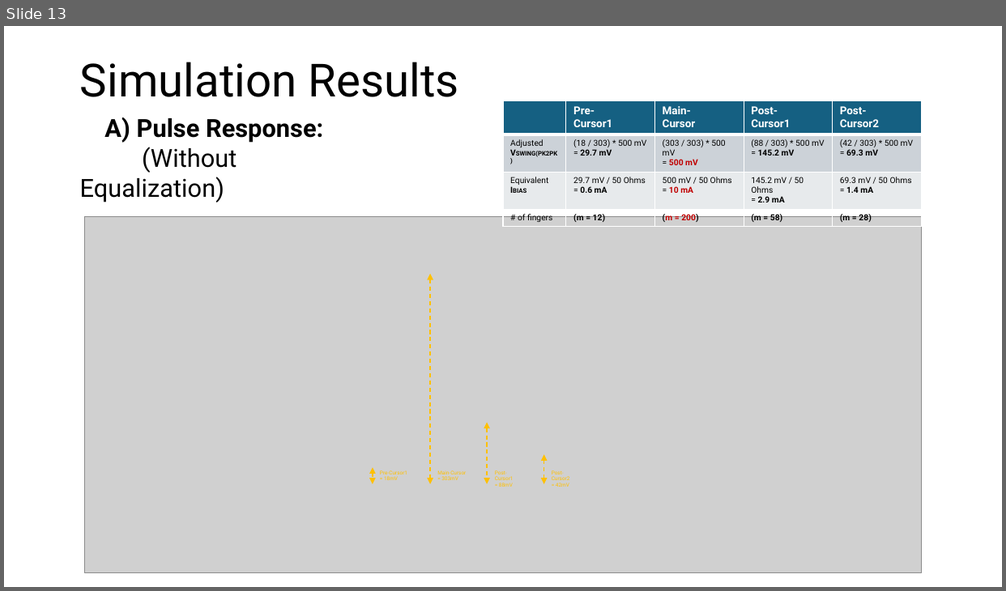
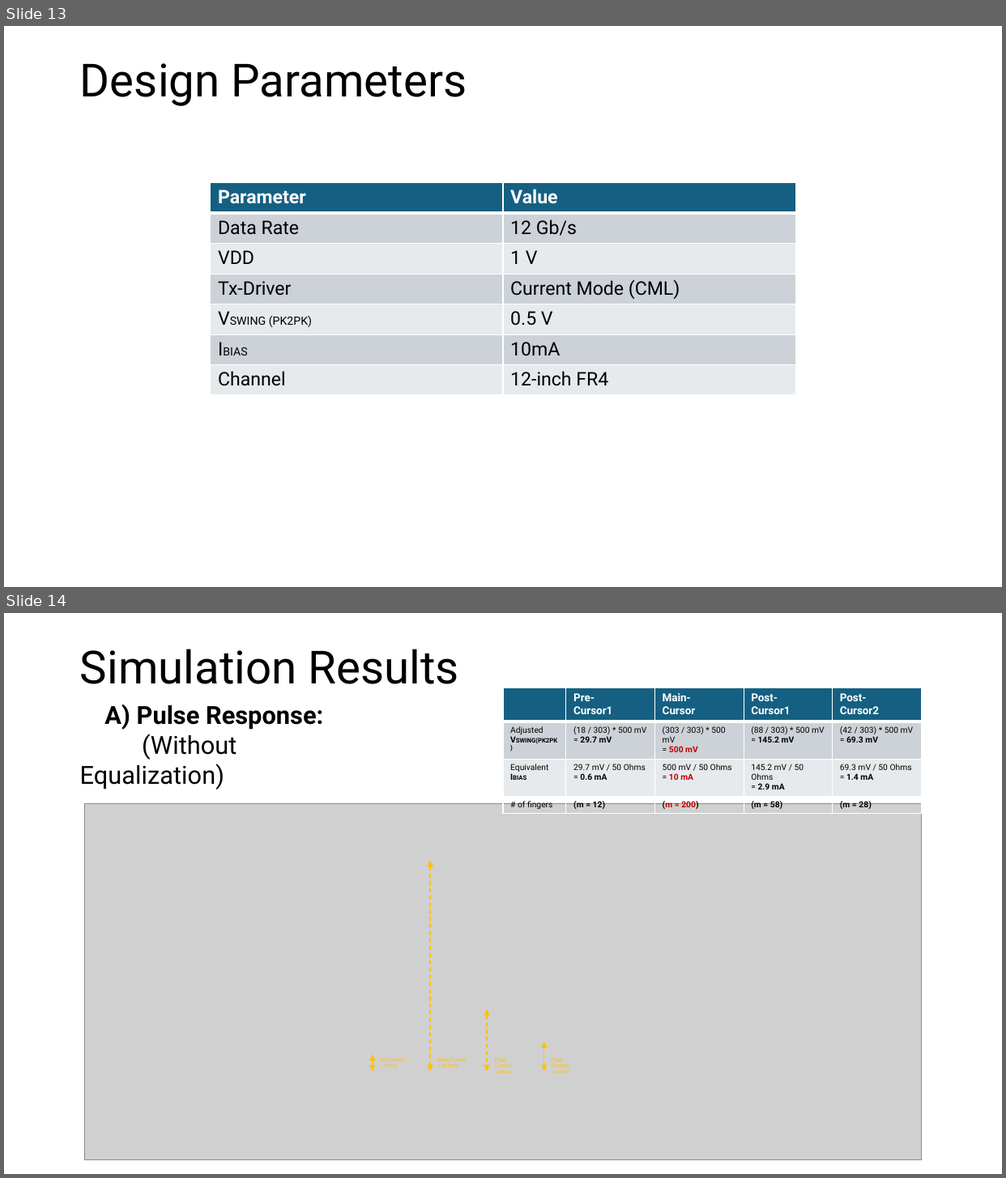
Before and after one commit to muhammadaldacher/SERDES-Design-of-TX-FIR-Equalizer, a slide deck: PPTs/3- TX FIR Eqz - Final Report.pptx. Shown one above the other, each under a label of ours: slide 13 before the commit, slides 13 and 14 after it. The pictures are 1006x591 and 1006x1178 pixels, drawn with LibreOffice and Linux fonts; fonts in the diff are those of the drawing; grey boxes stand for pictures. Boxes give left, top, right and bottom in pixels: in the first picture for what was removed or moved away, otherwise in the second. Text is boxed around its words. In the diff, an @@ line names an element or a change of style, - is before the commit and + after.

```diff
--- a/PPTs/3- TX FIR Eqz - Final Report.pptx
+++ b/PPTs/3- TX FIR Eqz - Final Report.pptx
@@ slide 13 added at (4, 26, 1002, 587), background #FFFFFF @@
@@ title added at (80, 63, 467, 106), 44 pt, text #000000 @@
+Design Parameters
@@ table added at (211, 183, 796, 396), 7 rows, 2 columns @@
+Parameter | Value
+Data Rate | 12 Gb/s
+VDD | 1 V
+Tx-Driver | Current Mode (CML)
+VSWING (PK2PK) | 0.5 V
+IBIAS | 10mA
+Channel | 12-inch FR4
@@ what was slide 13 is now slide 14 @@
```
Also in this commit, not shown: 1 slide changed.
